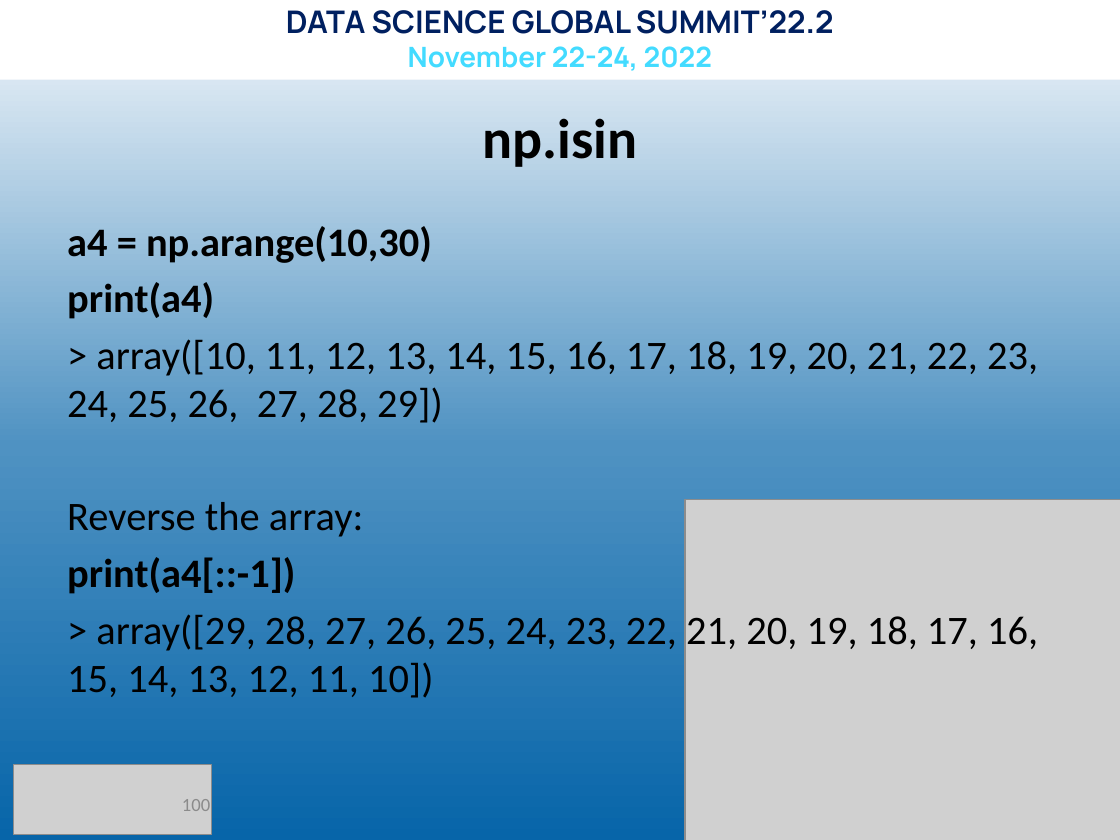
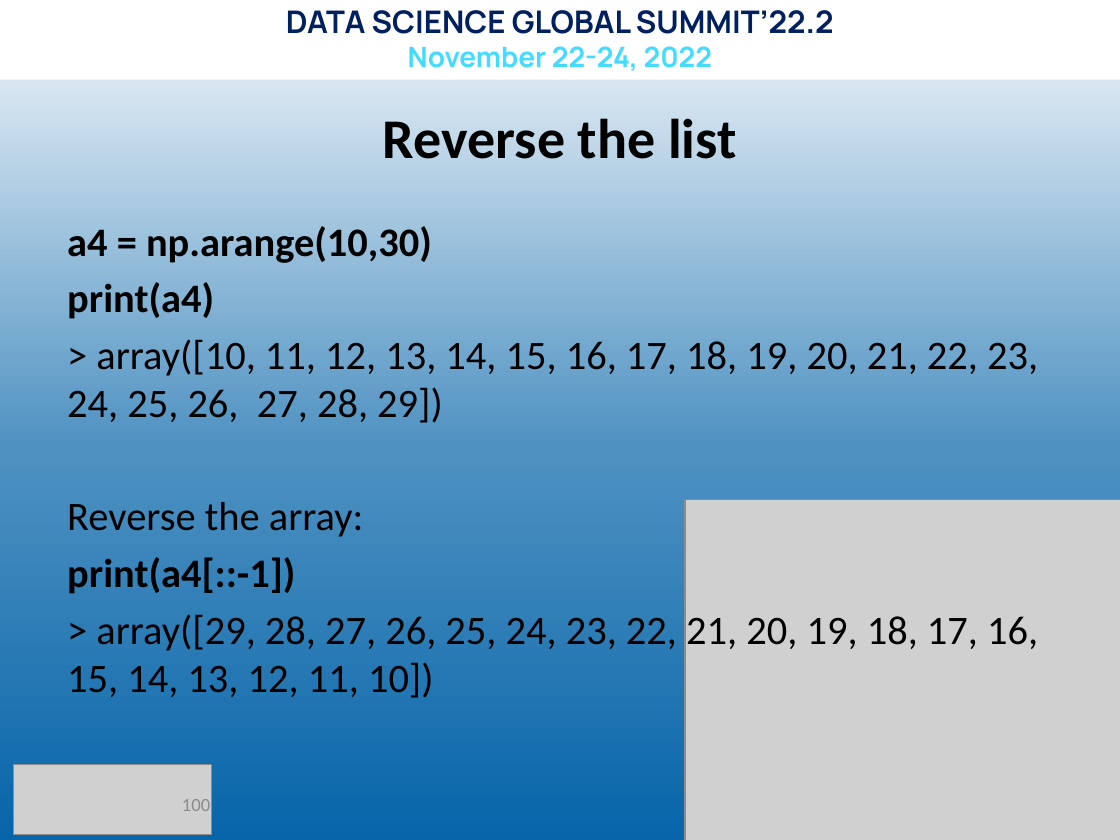
Before and after one commit to BaseMax/DataScienceGlobalSummit-NumPy, a slide deck: slide 100 of data-science-event.pptx. Drawn at 1120x840 pixels with LibreOffice and Linux fonts; fonts in the diff are those of the drawing; grey boxes stand for pictures. Boxes give left, top, right and bottom in pixels: in the first picture for what was removed or moved away, otherwise in the second. Text is boxed around its words. In the diff, an @@ line names an element or a change of style, - is before the commit and + after.

```diff
--- a/data-science-event.pptx
+++ b/data-science-event.pptx
@@ title at [383,118,736,159]: text changed @@
-np.isin
+Reverse the list
```
Also in this commit, not shown: 2 other slides changed.
